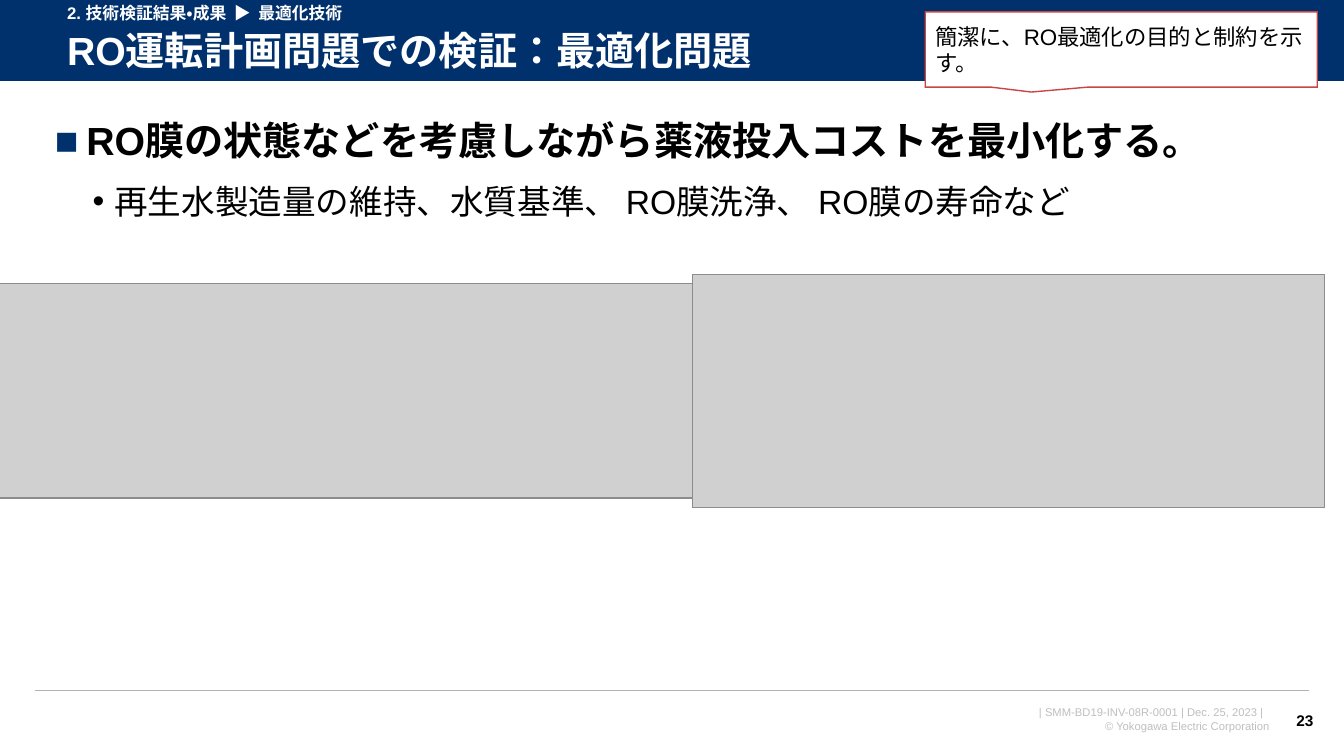
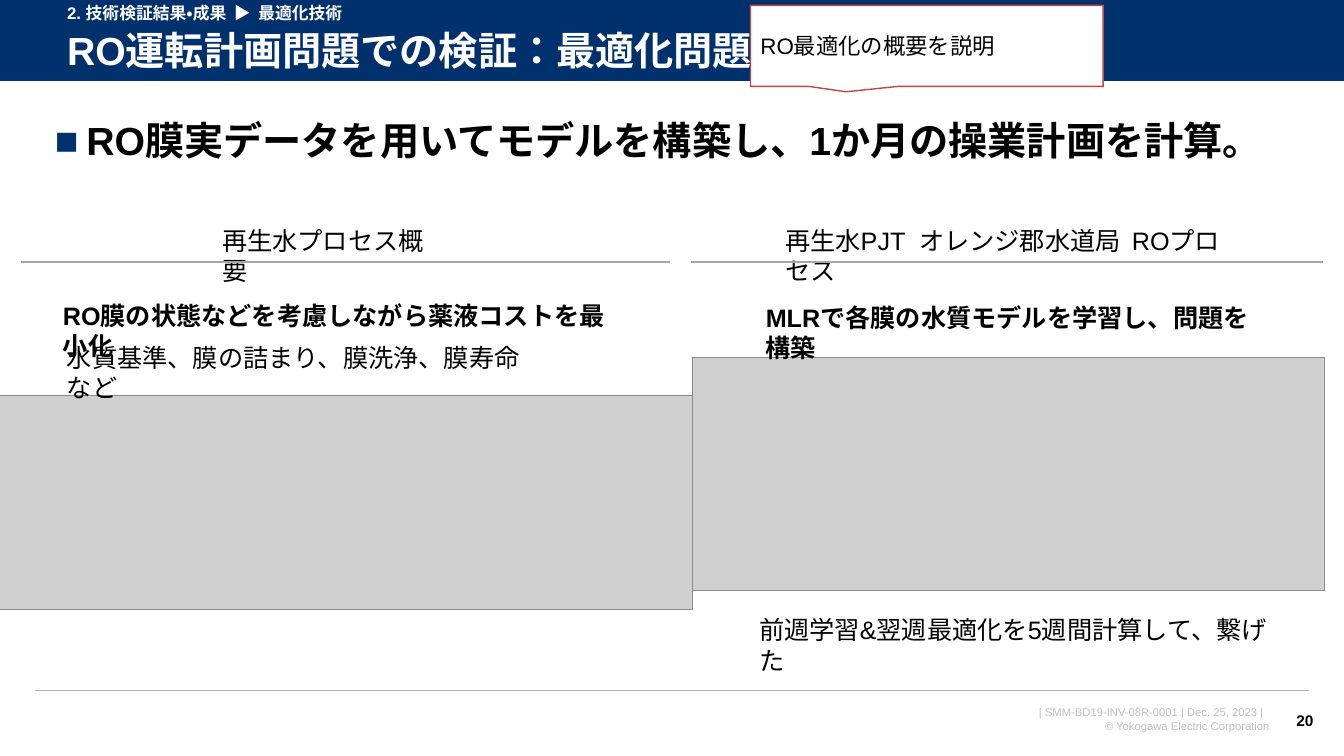
Before and after one commit to watarukumagai-git/opt, a slide deck: slide 20 of SoS/20231212_連携最適_LR2資料_kuma.pptx (slide 23 before the commit). Drawn at 1344x756 pixels with LibreOffice and Linux fonts; fonts in the diff are those of the drawing; grey boxes stand for pictures; background and template pictures are left out. Boxes give left, top, right and bottom in pixels: in the first picture for what was removed or moved away, otherwise in the second. Text is boxed around its words. In the diff, an @@ line names an element or a change of style, - is before the commit and + after.

```diff
--- a/SoS/20231212_連携最適_LR2資料_kuma.pptx
+++ b/SoS/20231212_連携最適_LR2資料_kuma.pptx
@@ speech box added at box(751, 5, 1104, 86), fill #FFFFFF, outline #C74643 1 pt, 16 pt, text #000000 @@
+RO最適化の概要を説明
@@ speech box removed at box(926, 12, 1318, 88) @@
-簡潔に、RO最適化の目的と制約を示す。
@@ text at box(86, 124, 1261, 159): text changed @@
-■ RO膜の状態などを考慮しながら薬液投入コストを最小化する。
-  • 再生水製造量の維持、水質基準、 RO膜洗浄、 RO膜の寿命など
+■ RO膜実データを用いてモデルを構築し、1か月の操業計画を計算。
@@ text added at box(222, 228, 424, 282), 18 pt, text #000000 @@
+再生水プロセス概要
@@ text added at box(785, 228, 1121, 252), 18 pt, text #000000 @@
+再生水PJT オレンジ郡水道局 ROプロセス
@@ line added from (21, 262) to (669, 262), #A6A6A6 1.5 pt @@
@@ line added from (692, 262) to (1324, 262), #A6A6A6 1.5 pt @@
@@ text added at box(53, 295, 616, 336), 18 pt, text #000000, bold @@
+RO膜の状態などを考慮しながら薬液コストを最小化
@@ text added at box(766, 307, 1249, 359), 18 pt, text #000000, bold @@
+MLRで各膜の水質モデルを学習し、問題を構築
@@ text added at box(67, 341, 520, 369), 18 pt, text #000000 @@
+水質基準、膜の詰まり、膜洗浄、膜寿命など
@@ picture: place and size @@
-picture at box(693, 274, 1326, 508)
+picture at box(693, 357, 1326, 591)
@@ picture: place and size @@
-picture at box(0, 284, 693, 499)
+picture at box(0, 395, 693, 610)
@@ text added at box(759, 617, 1267, 641), 18 pt, text #000000 @@
+前週学習&翌週最適化を5週間計算して、繋げた
@@ page number at box(1296, 715, 1313, 726): text changed @@
-23
+20
```
Also in this commit, not shown: 7 other slides changed, 1 other file.
